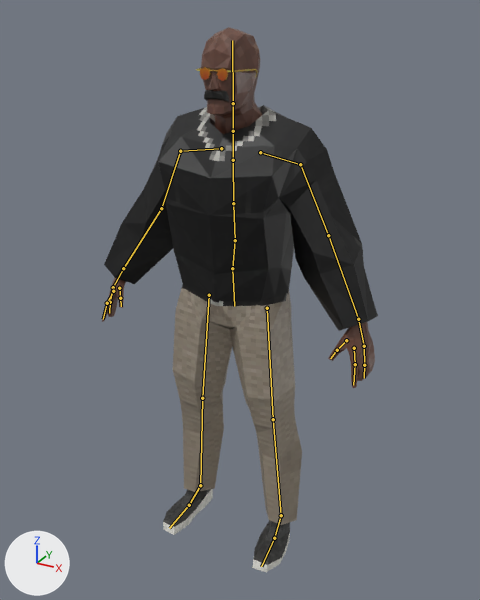
What one commit did to the Blender file Assets/guy.blend.
The view is the same before and after, from a 50 mm camera at (1.96, -3.55, 3.6) aimed at (0.06, -0.1, 1.87). The lights are fixed; the arrows at lower left show +X, +Y and +Z. The bones that bend it are drawn over the model as lines.

The first picture shows 'Glasses', 'Guy', 'Moustache', 'Pants', 'Shirt', 'Shoes'.
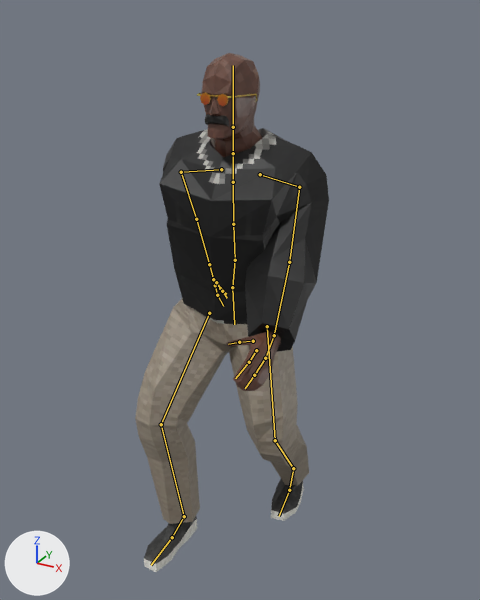
The newer file adds an action. The first version stands in its rest pose; the second is drawn at frame 16 of the action 'walk_loop'.

Location of each change, [x1, y1, x2, y2] in pixels of the pictures (480 x 600 px):
'Shirt', posed (38% narrower): before [104, 105, 378, 331]; after [159, 128, 329, 352]
'Pants', posed (35% wider, 6% shorter): before [173, 285, 302, 525]; after [135, 299, 309, 524]
'Guy', posed: before [102, 27, 375, 388]; after [201, 53, 281, 391]
'Shoes', posed (26% wider, 12% taller): before [163, 489, 290, 572]; after [144, 479, 304, 572]
'Glasses', posed: before [196, 67, 258, 81]; after [197, 93, 257, 106]

What the commit changed:
Bone 'CTRL_IKLEG.L' (bone_ctrl_ikleg_l) moves from (0.0, 0.0, 0.0) to (-0.6, -0.385, 0.095).
Bone 'CTRL_IKLEG.L' (bone_ctrl_ikleg_l) turns from (0, 0, 0) to (0, 13, 5) degrees about its own x, y and z.
Bone 'CTRL_IKLEG.L' (bone_ctrl_ikleg_l) is rescaled from (1.0, 1.0, 1.0) to (-1.0, 1.0, 1.0).
Bone 'CTRL_IKPoleVector.L' (bone_ctrl_ikpolevector_l) moves from (0.0, 0.0, 0.0) to (-0.6, 0.418, 0.007).
Bone 'CTRL_IKPoleVector.L' (bone_ctrl_ikpolevector_l) is rescaled from (1.0, 1.0, 1.0) to (-1.0, 1.0, 1.0).
Bone 'CTRL_COG' (bone_ctrl_cog) moves from (0.0, 0.0, 0.0) to (0.0, 0.0, -0.132).
Bone 'CTRL_COG' (bone_ctrl_cog) is rescaled from (1.0, 1.0, 1.0) to (-1.0, 1.0, 1.0).
Bone 'DRV_UpperArm.L' (bone_drv_upperarm_l) turns from (0, 0, 0) to (-21, 4, -27) degrees about its own x, y and z.
Bone 'DRV_LowerArm.L' (bone_drv_lowerarm_l) turns from (0, 0, 0) to (-15, -1, -8) degrees about its own x, y and z.
Bone 'DRV_UpperArm.R' (bone_drv_upperarm_r) turns from (0, 0, 0) to (36, 5, 9) degrees about its own x, y and z.
Bone 'DRV_LowerArm.R' (bone_drv_lowerarm_r) turns from (0, 0, 0) to (13, 8, -5) degrees about its own x, y and z.
Bone 'CTRL_IKLEG.R' (bone_ctrl_ikleg_r) moves from (0.0, 0.0, 0.0) to (0.6, 0.436, 0.12).
Bone 'CTRL_IKLEG.R' (bone_ctrl_ikleg_r) turns from (0, 0, 0) to (21, -11, -6) degrees about its own x, y and z.
Bone 'CTRL_IKLEG.R' (bone_ctrl_ikleg_r) is rescaled from (1.0, 1.0, 1.0) to (-1.0, 1.0, 1.0).
Bone 'DRV_Foot.R' (bone_drv_foot_r) turns from (0, 0, 0) to (-16, -2, -4) degrees about its own x, y and z.
Bone 'CTRL_IKPoleVector.R' (bone_ctrl_ikpolevector_r) moves from (0.0, 0.0, 0.0) to (0.6, -0.045, 0.098).
Bone 'CTRL_IKPoleVector.R' (bone_ctrl_ikpolevector_r) is rescaled from (1.0, 1.0, 1.0) to (-1.0, 1.0, 1.0).
